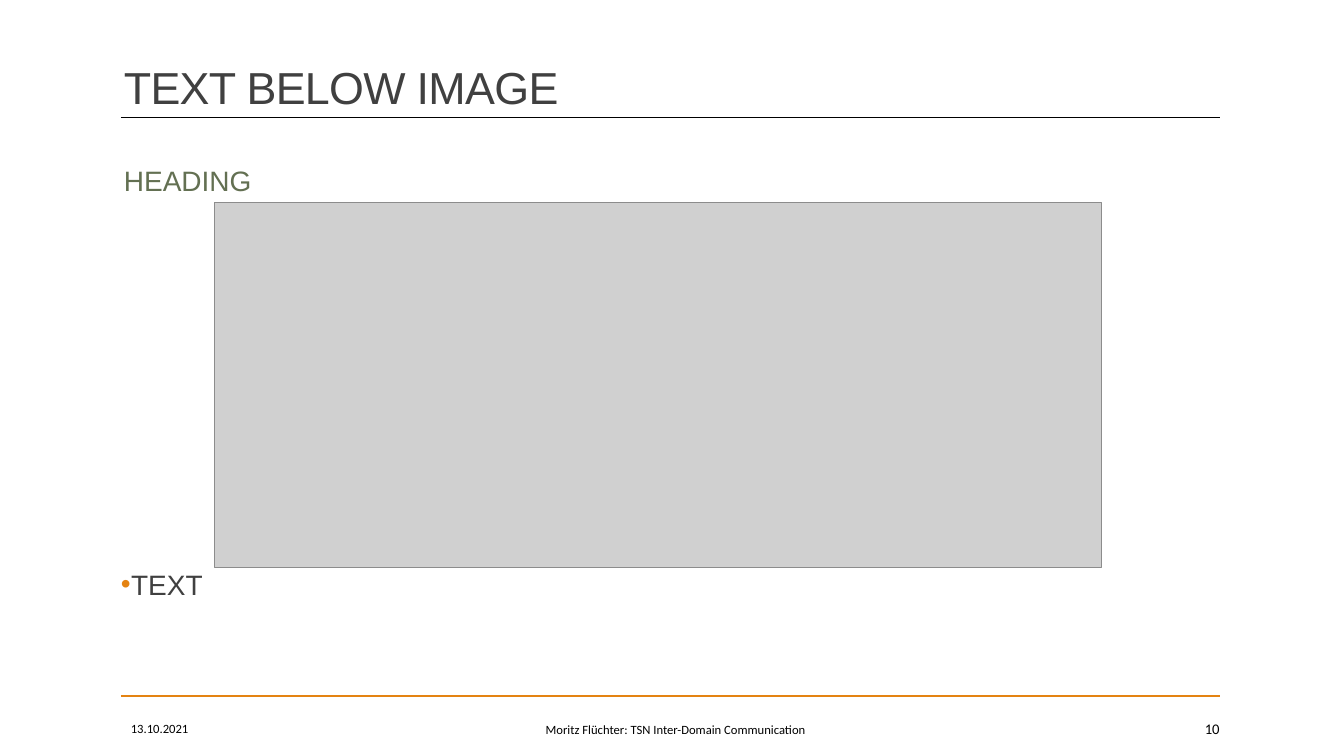
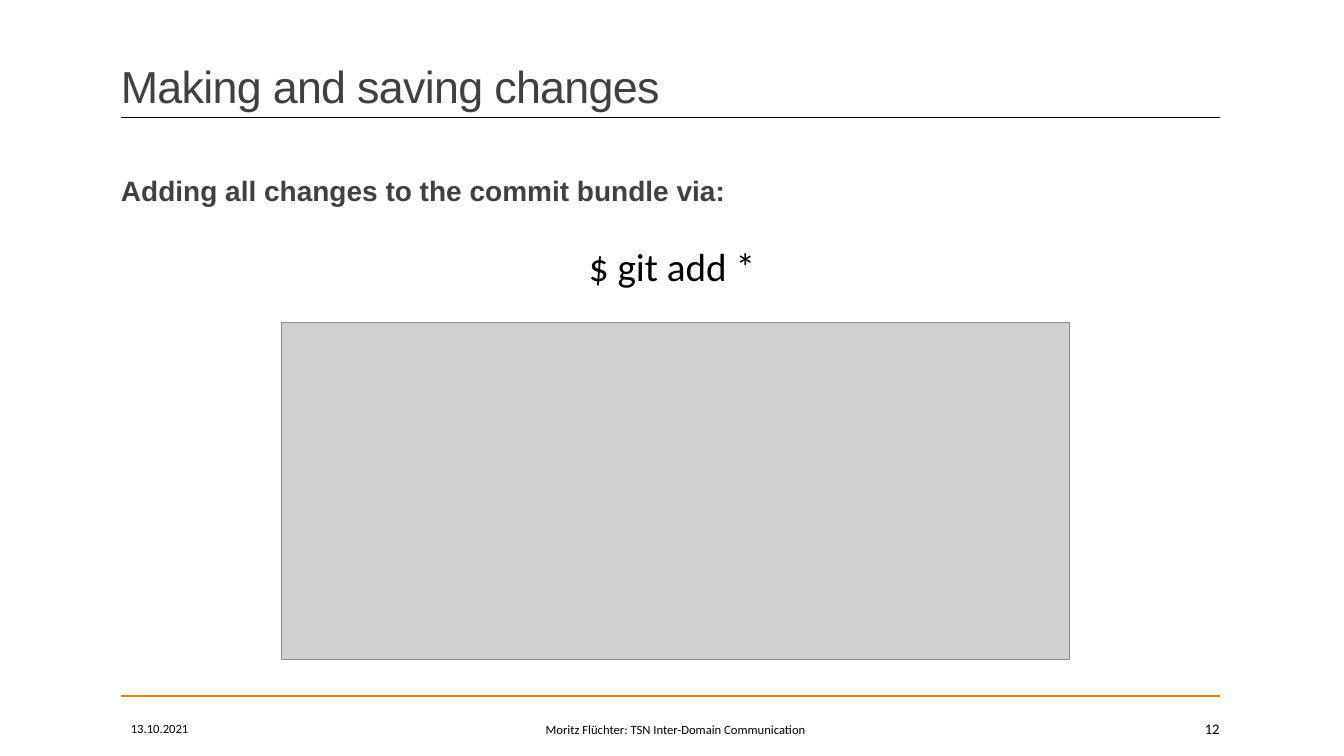
Before and after one commit to MoritzFlu/GitWorkshop, a slide deck: slide 12 of Presentation/02 - First Steps.pptx (slide 10 before the commit). Drawn at 1344x756 pixels with LibreOffice and Linux fonts; fonts in the diff are those of the drawing; grey boxes stand for pictures. Boxes give left, top, right and bottom in pixels: in the first picture for what was removed or moved away, otherwise in the second. Text is boxed around its words. In the diff, an @@ line names an element or a change of style, - is before the commit and + after.

```diff
--- a/Presentation/02 - First Steps.pptx
+++ b/Presentation/02 - First Steps.pptx
@@ title at box(121, 70, 659, 112): text changed @@
-TEXT BELOW IMAGE
+Making and saving changes
@@ text removed at box(124, 171, 252, 192) @@
-  HEADING
@@ text added at box(121, 180, 725, 207), 20 pt, text #404040, bold @@
+Adding all changes to the commit bundle via:
@@ picture removed at box(215, 203, 1102, 568) @@
@@ text added at box(618, 253, 727, 288), 28 pt, text #000000 @@
+$ git add *
@@ picture added at box(281, 323, 1070, 659) @@
@@ text removed at box(121, 575, 203, 595) @@
-• TEXT
@@ page number at box(1205, 724, 1220, 734): text changed @@
-10
+12
```
Also in this commit, not shown: 3 other slides changed, 8 slides added, 2 slides removed.
